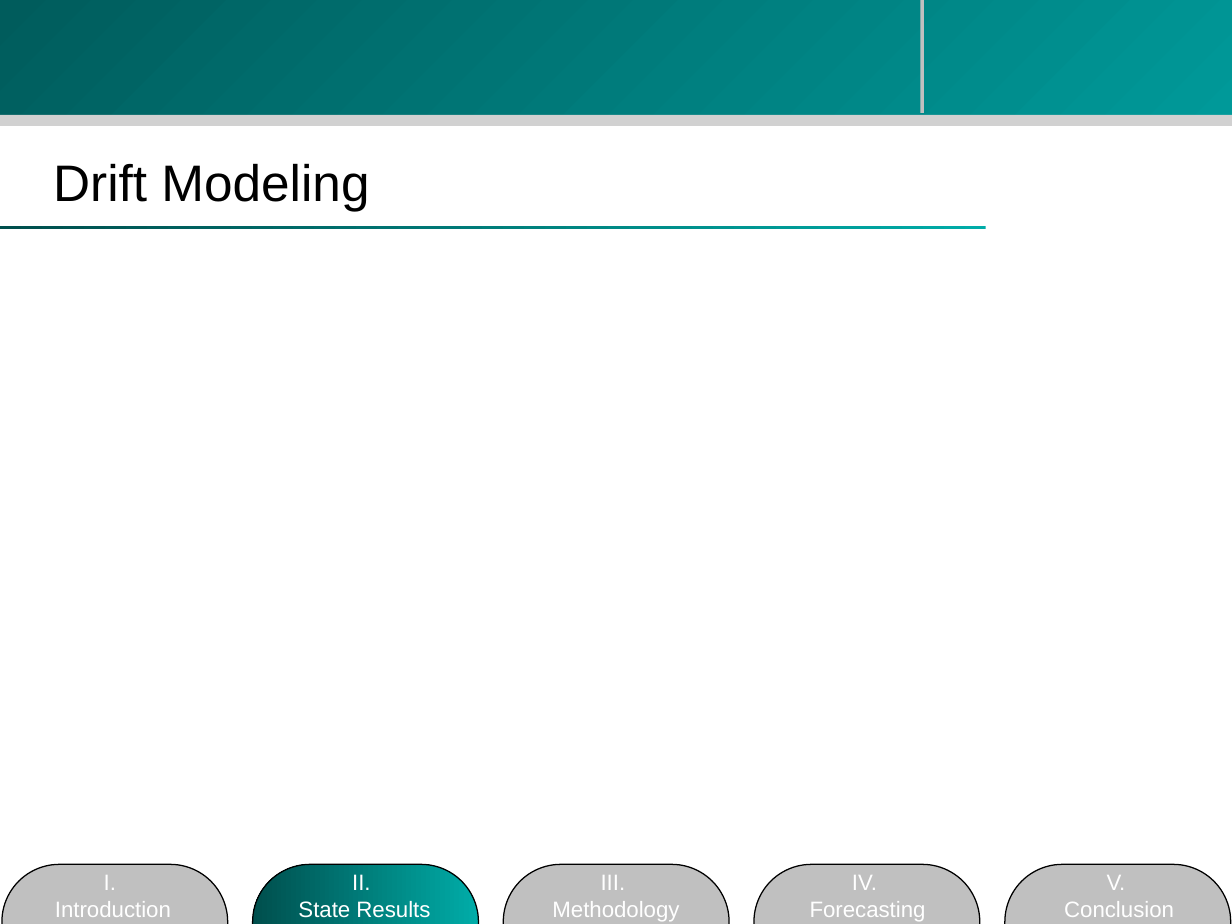
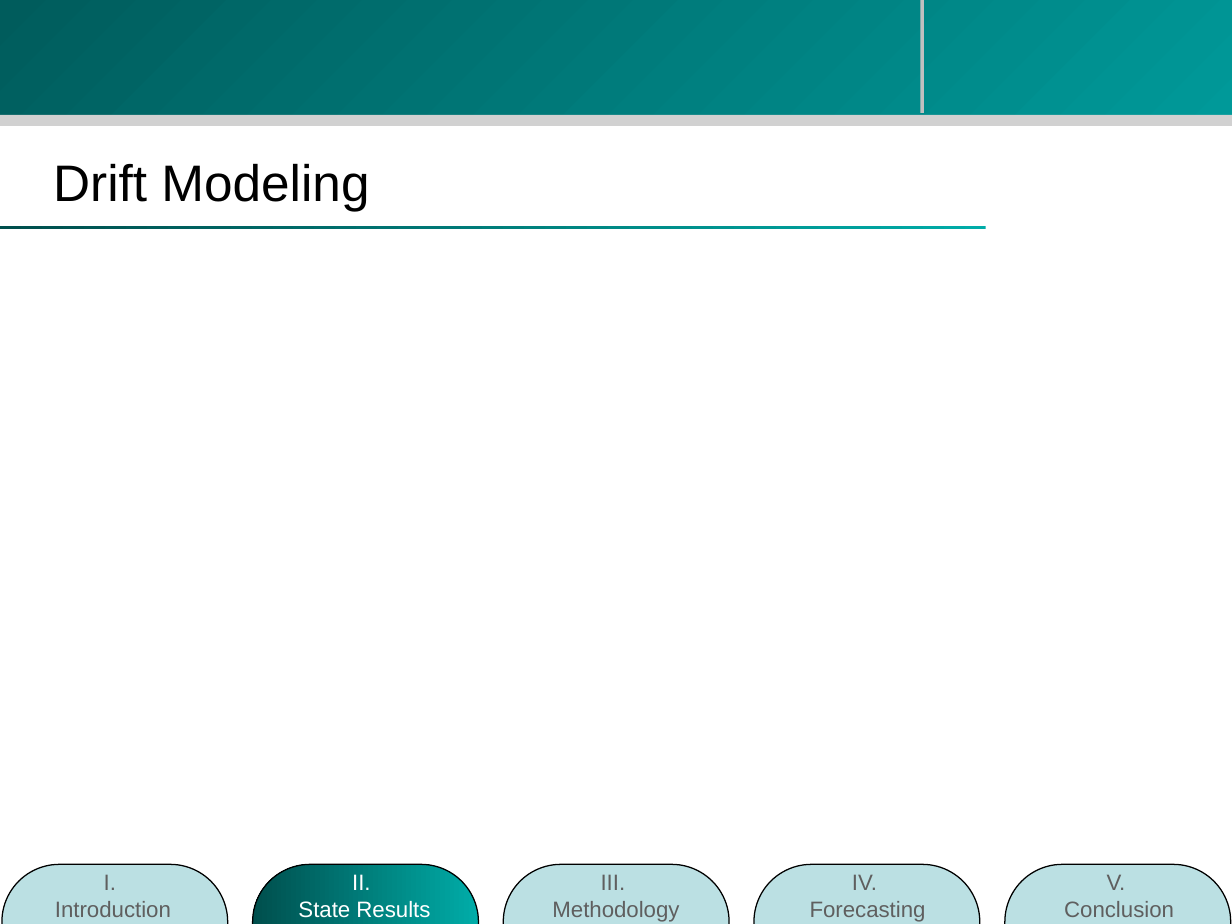
Before and after one commit to zhouzhenghui/svnrepository, a slide deck: slide 11 of SVNRepository/Presentation/M.Eng Final Presentation-take2.ppt. Drawn at 1232x924 pixels with LibreOffice and Linux fonts; fonts in the diff are those of the drawing; background and template pictures are left out. Boxes give left, top, right and bottom in pixels: in the first picture for what was removed or moved away, otherwise in the second. Text is boxed around its words. In the diff, an @@ line names an element or a change of style, - is before the commit and + after.

```diff
--- a/SVNRepository/Presentation/M.Eng Final Presentation-take2.ppt
+++ b/SVNRepository/Presentation/M.Eng Final Presentation-take2.ppt
@@ fill #C0C0C0 to #BBE0E3 in 4 elements at (x1=1005, y1=865, x2=1231, y2=924), (x1=754, y1=865, x2=979, y2=924), (x1=504, y1=865, x2=729, y2=924), (x1=2, y1=865, x2=228, y2=924) @@
@@ text colour #FFFFFF to #5F5F5F in 4 elements at (x1=55, y1=874, x2=171, y2=917), (x1=552, y1=874, x2=679, y2=922), (x1=810, y1=874, x2=926, y2=922), (x1=1064, y1=874, x2=1174, y2=917) @@
```
Also in this commit, not shown: 2 other slides changed.
